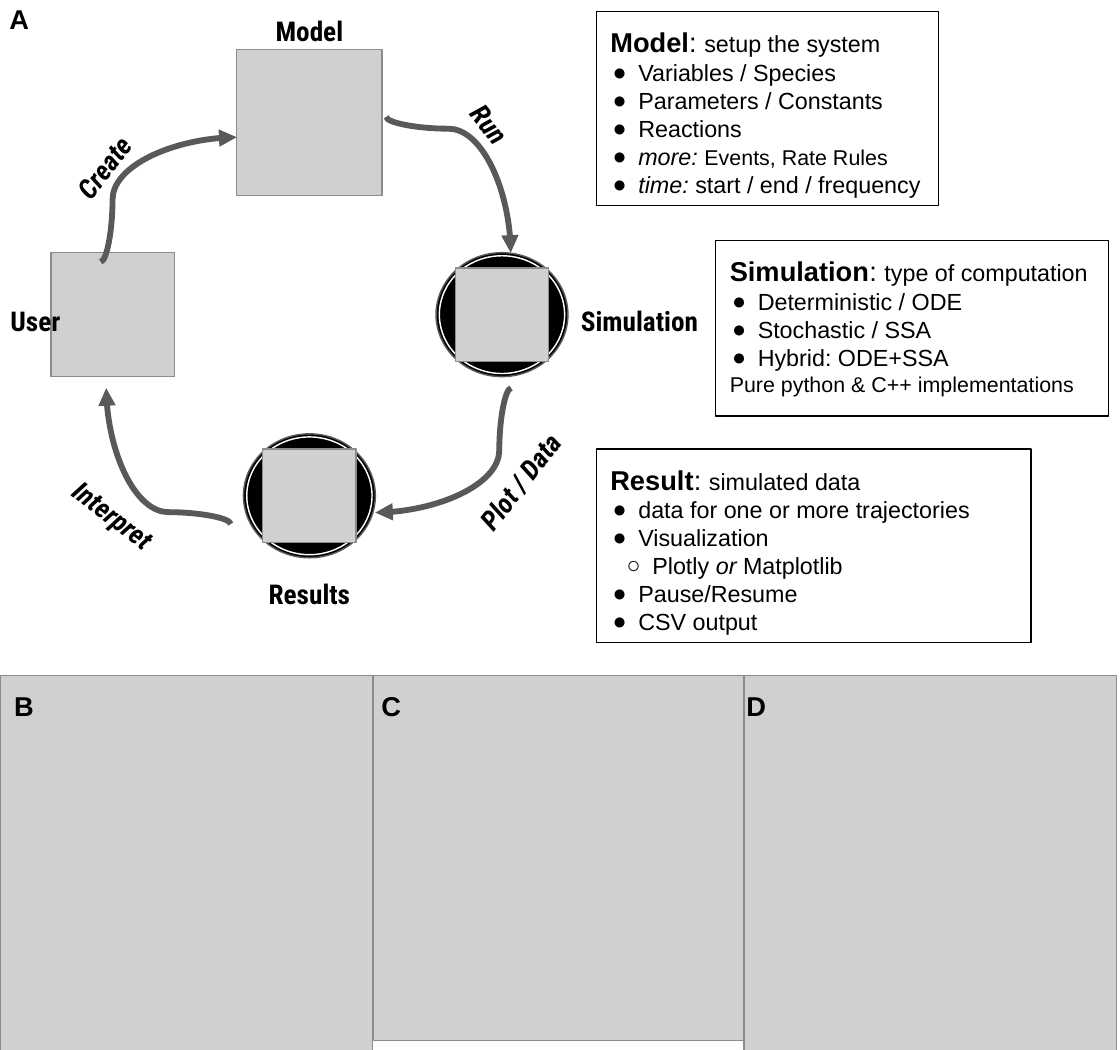
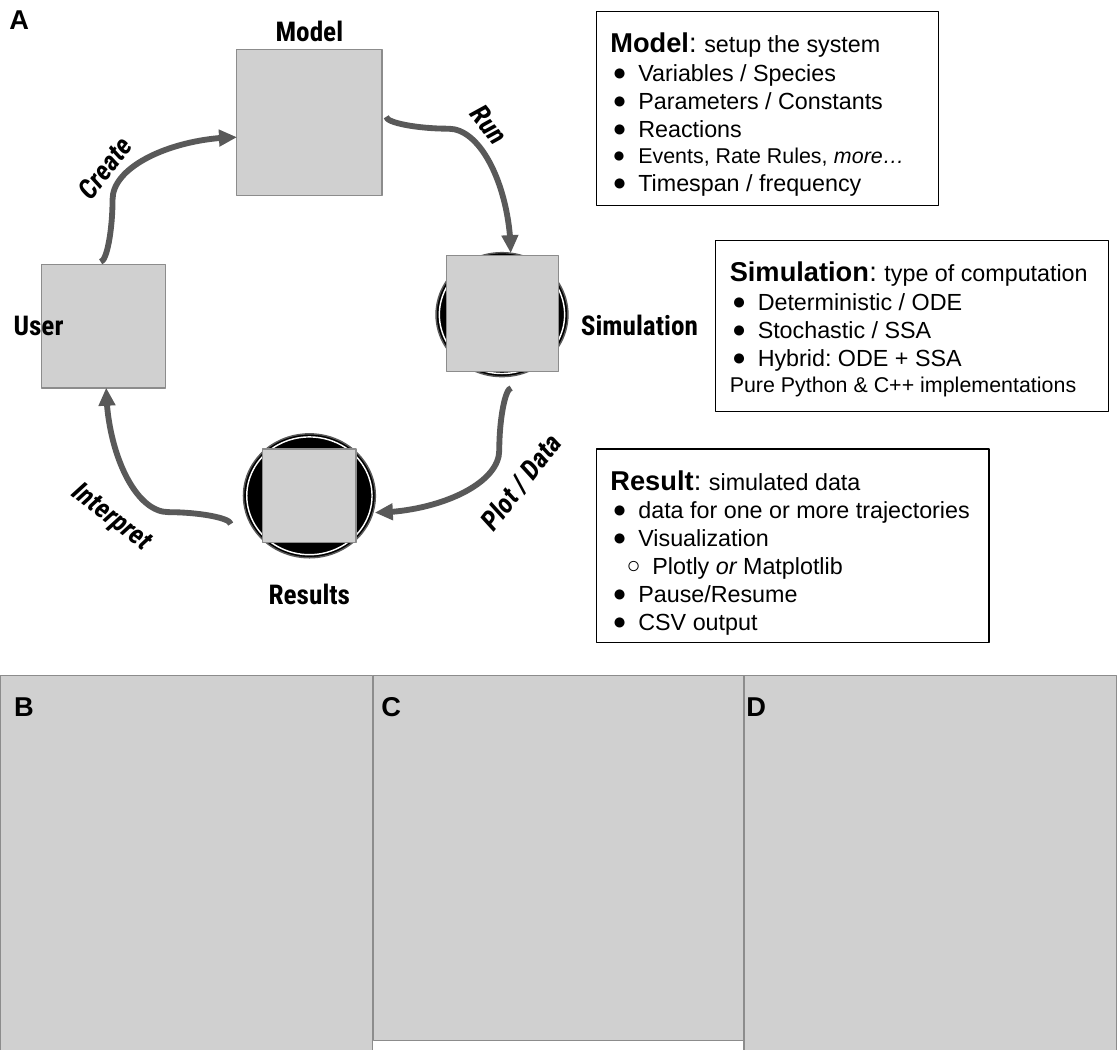
Before and after one commit to GillesPy2/GillesPy2_paper, a slide deck: slide 1 of images/GillesPy2 Flow Graphic v3.pptx. Drawn at 1120x1050 pixels with LibreOffice and Linux fonts; fonts in the diff are those of the drawing; grey boxes stand for pictures. Boxes give left, top, right and bottom in pixels: in the first picture for what was removed or moved away, otherwise in the second. Text is boxed around its words. In the diff, an @@ line names an element or a change of style, - is before the commit and + after.

```diff
--- a/images/GillesPy2 Flow Graphic v3.pptx
+++ b/images/GillesPy2 Flow Graphic v3.pptx
@@ text in rectangle at [638,147,904,196]: text changed; size 12 to 11 pt @@
-● more: Events, Rate Rules
-● time: start / end / frequency
+● Events, Rate Rules, more…
+● Timespan / frequency
@@ picture: place and size @@
-picture at [50,252,175,377]
+picture at [42,265,167,389]
@@ picture: place and size @@
-picture at [455,267,549,361]
+picture at [447,256,559,372]
@@ rectangle "Simulation: type of computation": place and size @@
-rectangle "Simulation: type of computation" at [715,241,1107,416]
+rectangle "Simulation: type of computation" at [715,241,1107,412]
@@ text "User": place and size @@
-text "User" at [10,306,60,338]
+text "User" at [14,310,64,342]
@@ text "Simulation": place and size @@
-text "Simulation" at [581,310,698,332]
+text "Simulation" at [581,314,698,336]
@@ text in rectangle at [730,349,1076,397]: text changed @@
-● Hybrid: ODE+SSA
-Pure python & C++ implementations
+● Hybrid: ODE + SSA
+Pure Python & C++ implementations
@@ rectangle "Result: simulated data": place and size @@
-rectangle "Result: simulated data" at [596,449,1030,643]
+rectangle "Result: simulated data" at [596,449,988,643]
```
Also in this commit, not shown: 3 other files.
